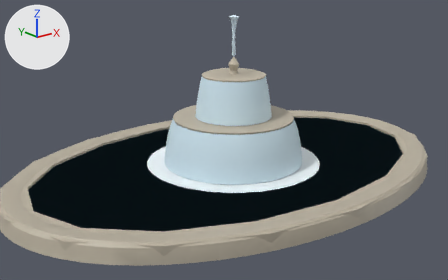
Renders of the glTF model assets/parque/estanque.glb from each side of a commit.
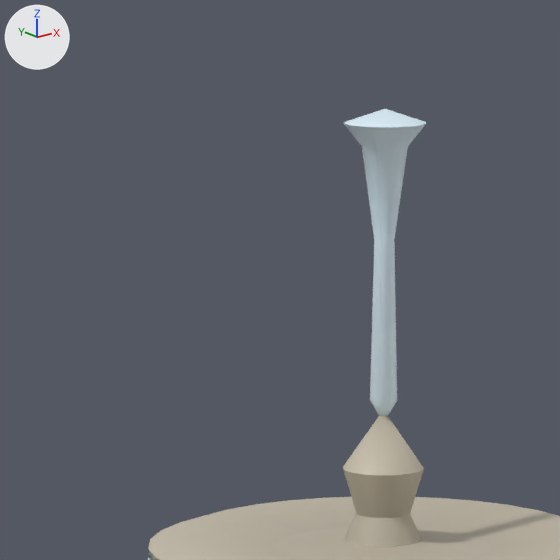
Each version appears first whole from a camera (50 mm lens) standing at (-6.33, -7.66, 3.67) and looking at (-0.43, -0.28, 0.72), and next in a close-up on the part from 40% to 58% of the width and 0% to 27% of the height. Lighting does not change. The marker at upper left points along +X, +Y and +Z. The first two pictures are the older version. Vertices at exactly the same position are counted once.

The scene before the commit, as lines of its bpy script (objects in view):
```python
me_hd_spray = bpy.data.meshes.new('hd_spray')
me_hd_spray.from_pydata(...)  # 418 vertices, 640 faces; spans x -1.45..1.45, y -1.45..1.45, z 0.2..2.63
me_hd_spray.materials.append(mat_defaultmaterial_002)
me_lo = bpy.data.meshes.new('lo')
me_lo.from_pydata(...)  # 122 vertices, 204 faces; spans x -3.9..3.9, y -2.7..2.7, z 0.0..1.7
me_lo.materials.append(mat_defaultmaterial_003)
me_lo_spray = bpy.data.meshes.new('lo_spray')
me_lo_spray.from_pydata(...)  # 82 vertices, 112 faces; spans x -1.45..1.45, y -1.45..1.45, z 0.2..2.63
me_lo_spray.materials.append(mat_defaultmaterial_005)
ob_hd_spray = bpy.data.objects.new('hd_spray', me_hd_spray)
ob_hd_spray.location = (0.0, 0.0, 0.0)
ob_lo = bpy.data.objects.new('lo', me_lo)
ob_lo.location = (0.0, 0.0, 0.0)
ob_lo_spray = bpy.data.objects.new('lo_spray', me_lo_spray)
ob_lo_spray.location = (0.0, 0.0, 0.0)
# also in view: 'hd' at (0.0, 0.0, 0.99)
```
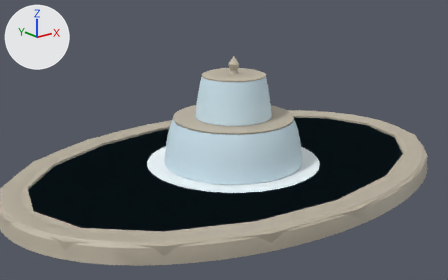
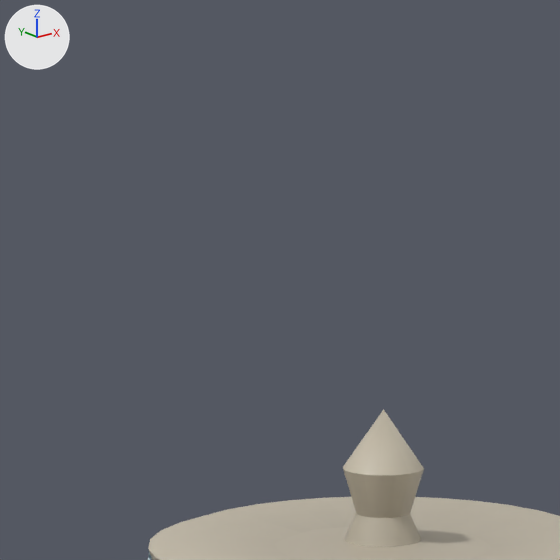
Diff of the bpy script that builds the scene:
```diff
--- a/assets/parque/estanque.glb.py
+++ b/assets/parque/estanque.glb.py
@@ me_hd_spray @@
 # used by ob_hd_spray; location = (0.0, 0.0, 0.0)
-me_hd_spray.from_pydata(...)  # 418 vertices, 640 faces; spans x -1.45..1.45, y -1.45..1.45, z 0.2..2.63
+me_hd_spray.from_pydata(...)  # 352 vertices, 512 faces; spans x -1.45..1.45, y -1.45..1.45, z 0.2..1.66
+# me_hd_spray part 1: the loose piece of 66 vertices spanning x -0.09..0.09, y -0.09..0.09, z 1.95..2.63 is deleted
 me_hd_spray.materials.append(mat_defaultmaterial_002)
@@ me_lo_spray @@
 # used by ob_lo_spray; location = (0.0, 0.0, 0.0)
-me_lo_spray.from_pydata(...)  # 82 vertices, 112 faces; spans x -1.45..1.45, y -1.45..1.45, z 0.2..2.63
+me_lo_spray.from_pydata(...)  # 56 vertices, 64 faces; spans x -1.45..1.45, y -1.45..1.45, z 0.2..1.66
+# me_lo_spray part 2: the loose piece of 26 vertices spanning x -0.08..0.08, y -0.09..0.09, z 1.95..2.63 is deleted
 me_lo_spray.materials.append(mat_defaultmaterial_005)
```

Where the change shows, as pixel boxes (x1, y1, x2, y2) in the close-ups (560 x 560 px):
'hd_spray', reshaped (not visible afterwards)
    before: (148, 109, 426, 560)
'lo_spray', reshaped (mostly hidden afterwards)
    before: (149, 110, 424, 560)
    after: (149, 554, 152, 560)
part 1 of me_hd_spray, deleted
    before: (343, 109, 426, 416)
part 2 of me_lo_spray, deleted
    before: (344, 110, 424, 415)
